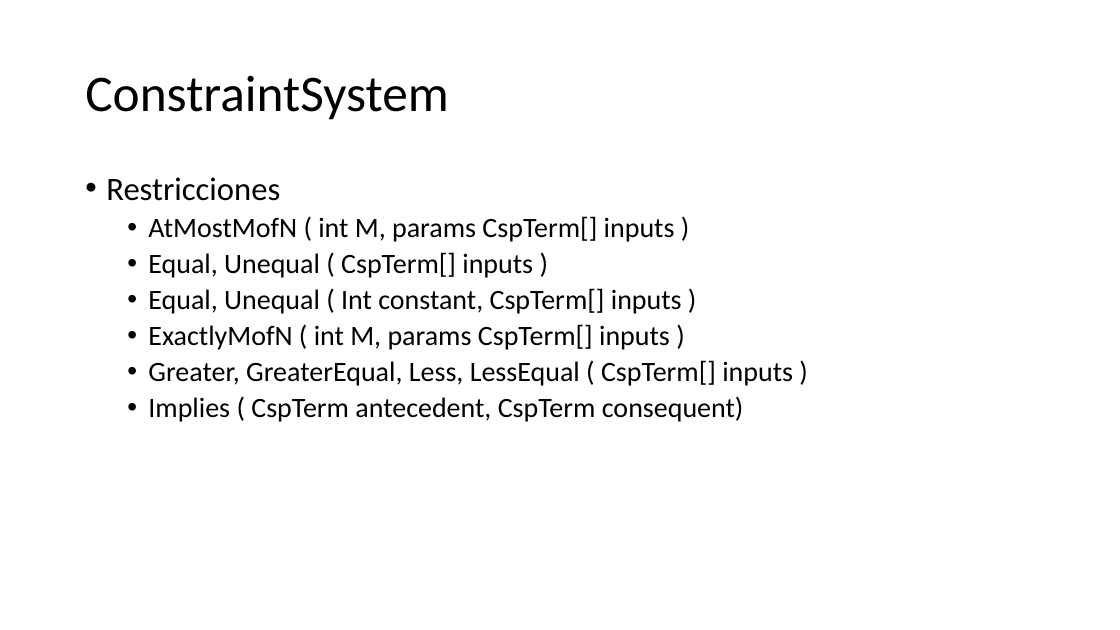
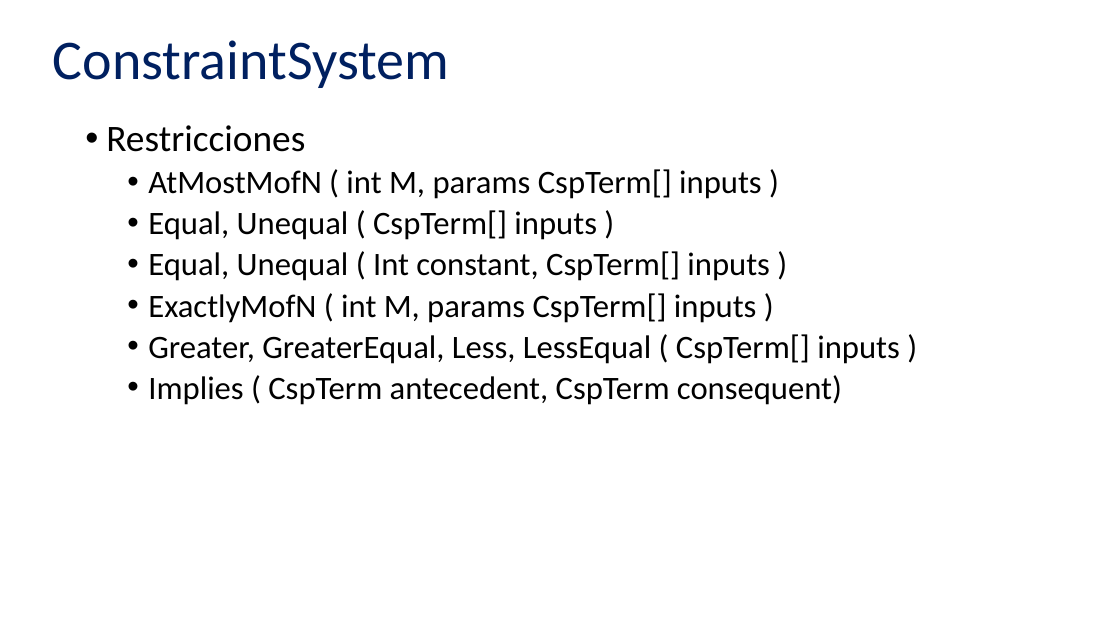
Before and after one commit to victordpc/ProgramacionRestricciones, a slide deck: slide 6 of Presentacion/Solver Foundation.pptx (slide 7 before the commit). Drawn at 1120x630 pixels with LibreOffice and Linux fonts; fonts in the diff are those of the drawing. Boxes give left, top, right and bottom in pixels: in the first picture for what was removed or moved away, otherwise in the second. Text is boxed around its words. In the diff, an @@ line names an element or a change of style, - is before the commit and + after.

```diff
--- a/Presentacion/Solver Foundation.pptx
+++ b/Presentacion/Solver Foundation.pptx
@@ title "ConstraintSystem": place and size @@
-title "ConstraintSystem" at bbox=[85, 75, 448, 120]
+title "ConstraintSystem" at bbox=[53, 40, 449, 88]
@@ title "ConstraintSystem" at bbox=[53, 40, 449, 88]: size 44 to 48 pt, text colour #000000 to #002060 @@
@@ text "Restricciones": place and size @@
-text "Restricciones" at bbox=[106, 177, 793, 422]
+text "Restricciones" at bbox=[106, 125, 900, 405]
@@ text "Restricciones" at bbox=[106, 125, 900, 405]: size 28 to 32 pt in "Restricciones"; size 24 to 28 pt @@
```
Also in this commit, not shown: 10 other slides changed, 1 slide added, 2 slides removed.
